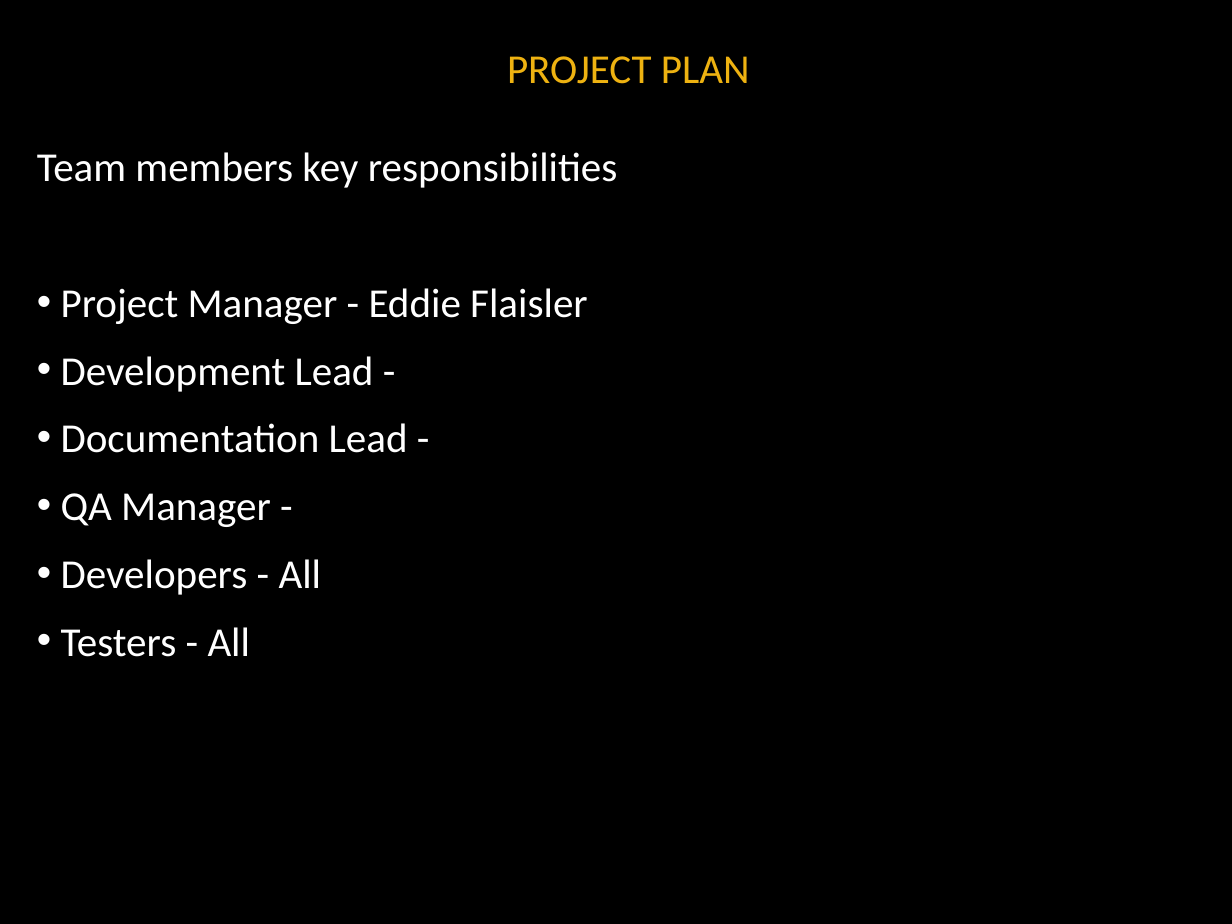
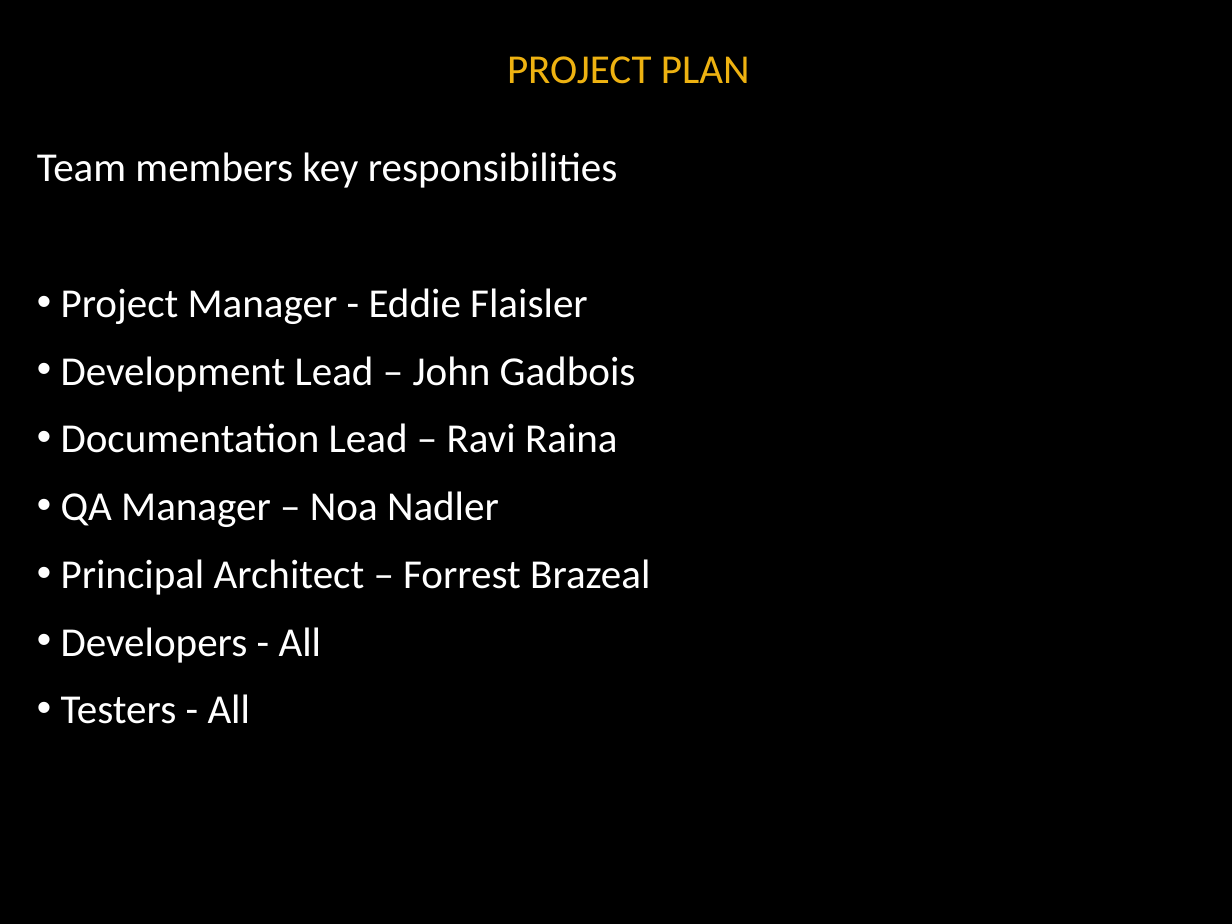
Before and after one commit to noanadler/RockStars, a slide deck: slide 15 of Deliverable1/Docs/TopicPresentation.pptx (slide 12 before the commit). Drawn at 1232x924 pixels with LibreOffice and Linux fonts; fonts in the diff are those of the drawing; background and template pictures are left out. Boxes give left, top, right and bottom in pixels: in the first picture for what was removed or moved away, otherwise in the second. Text is boxed around its words. In the diff, an @@ line names an element or a change of style, - is before the commit and + after.

```diff
--- a/Deliverable1/Docs/TopicPresentation.pptx
+++ b/Deliverable1/Docs/TopicPresentation.pptx
@@ text at <box>61,356,650,595</box>: text changed @@
-• Development Lead -
-• Documentation Lead -
-• QA Manager -
+• Development Lead – John Gadbois
+• Documentation Lead – Ravi Raina
+• QA Manager – Noa Nadler
+• Principal Architect – Forrest Brazeal
```
Also in this commit, not shown: 9 other slides changed, 4 slides added, 1 slide removed.
